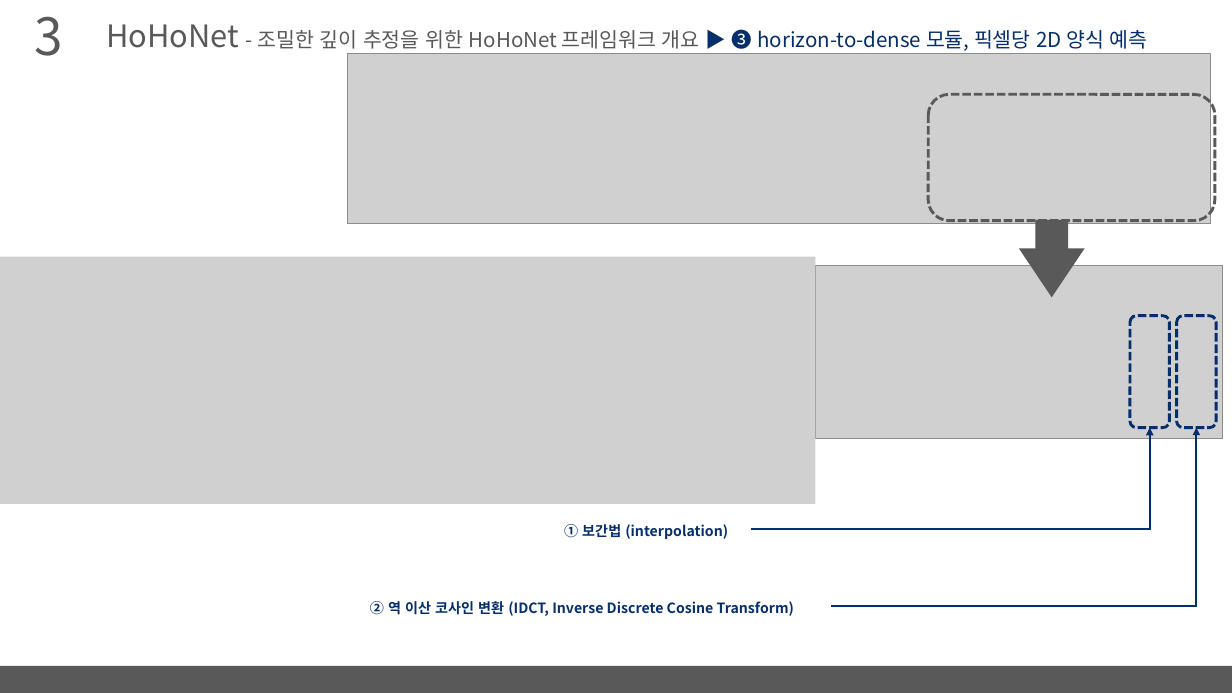
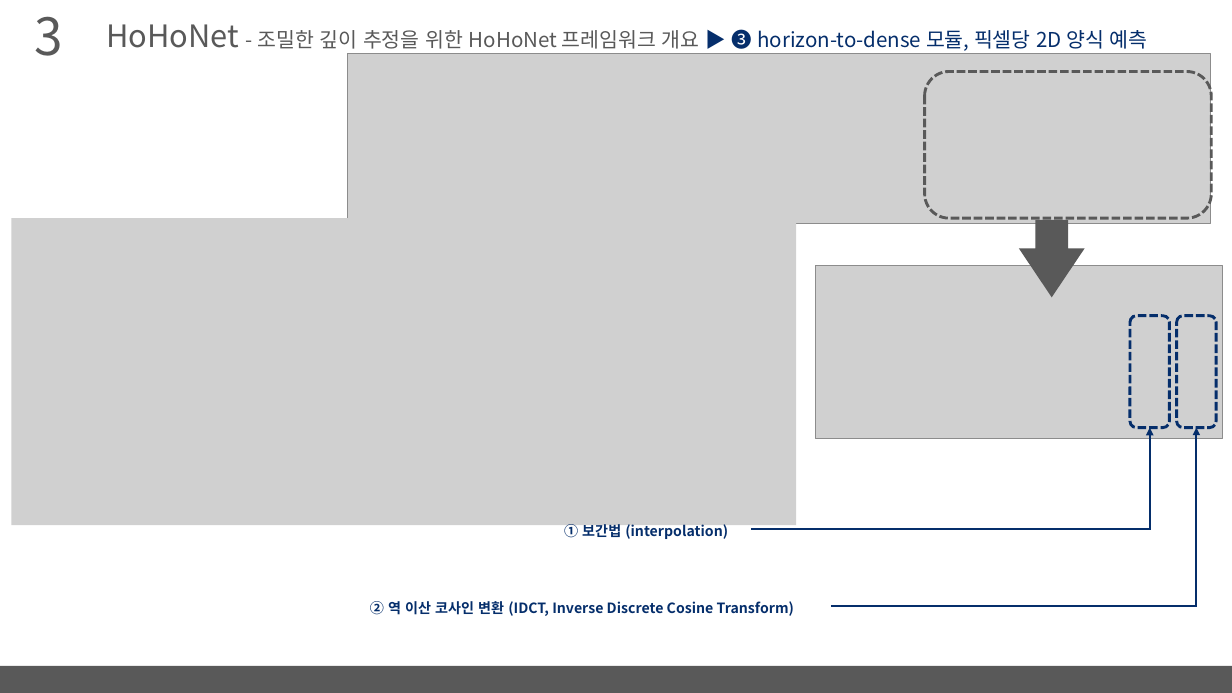
Before and after one commit to arittung/3D_Room_Layout_estimation, a slide deck: slide 15 of LayoutNet-HorizonNet-HoHoNet 정리.pptx (slide 14 before the commit). Drawn at 1232x693 pixels with LibreOffice and Linux fonts; fonts in the diff are those of the drawing; grey boxes stand for pictures. Boxes give left, top, right and bottom in pixels: in the first picture for what was removed or moved away, otherwise in the second. Text is boxed around its words. In the diff, an @@ line names an element or a change of style, - is before the commit and + after.

```diff
--- a/LayoutNet-HorizonNet-HoHoNet 정리.pptx
+++ b/LayoutNet-HorizonNet-HoHoNet 정리.pptx
@@ rounded rectangle: place and size @@
-rounded rectangle at (929, 94, 1215, 221)
+rounded rectangle at (925, 71, 1212, 218)
@@ picture: place and size @@
-picture at (0, 257, 815, 505)
+picture at (11, 218, 796, 525)
```
Also in this commit, not shown: 9 other slides changed, 1 slide added, 1 other file.
